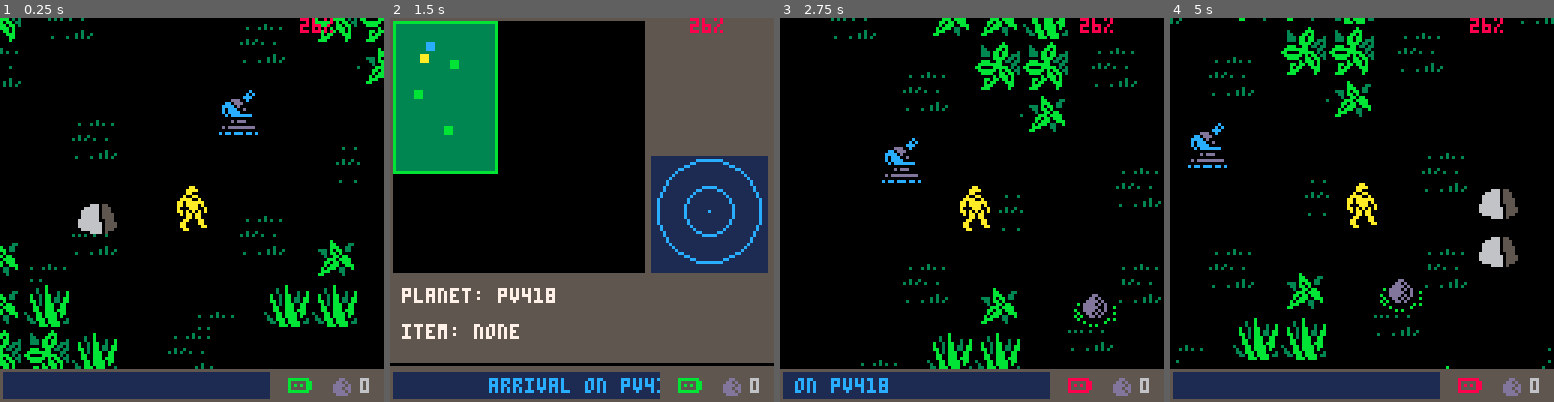
Above: before the commit, frames 1-4 (left to right).
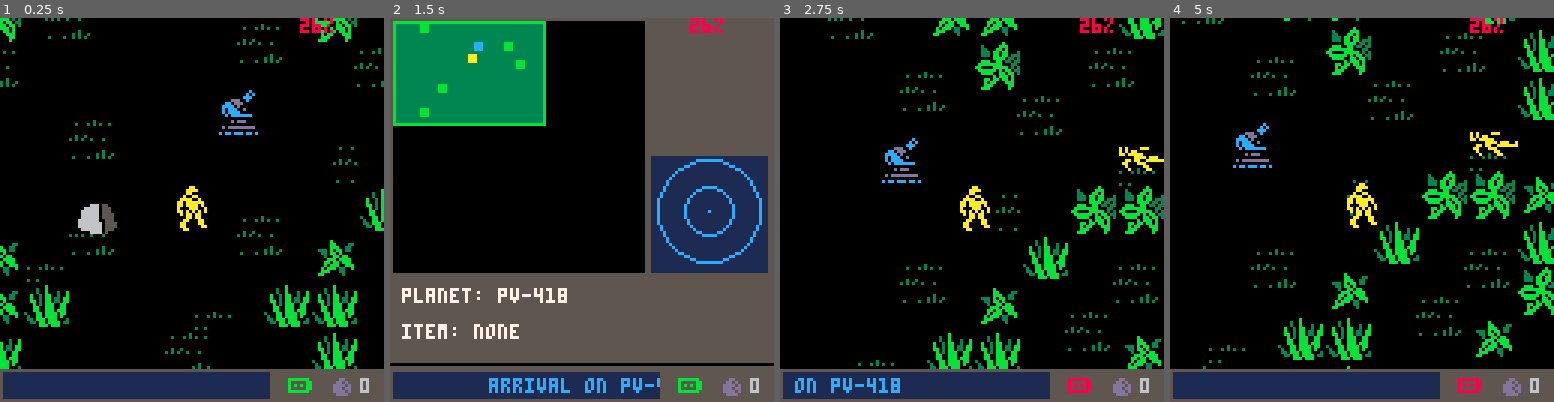
Above: after the commit, the same moments.

Repository: morningtoast/pico8-alien
Game: PICO-8 cartridge ripley.p8
Same seed, same stepped clock (60 frames per second), same inputs: the game is played once before the commit and once after it.
Inputs:
- Up to frame 1 (0.25 s): no input
- Up to frame 2 (1.5 s): tap X (X key) at 0.33, 1.07 s; tap O (Z key) at 0.7 s
- Up to frame 3 (2.75 s): hold Right 1.6-2.1 s; tap O (Z key) at 1.7, 2.1, 2.5 s; tap X (X key) at 1.85 s; hold Up 2.15-2.42 s; hold Right from 2.47 s (still down)
- Up to frame 4 (5 s): tap O (Z key) every 0.4 s from 2.9 to 4.9 s; tap X (X key) at 2.97, 4.08 s; release Right at 3.03 s; hold Left 3.08-3.58 s; hold Down 3.63-3.97 s; hold Right 4.02-4.68 s; hold Up from 4.73 s (still down)

The runs differ from the first frame. In frame 1, 4.3% of the frame differs, in the area x 0-100%, y 0-92%; in frame 2, 8.0%; in frame 3, 6.8%; in frame 4, 13%.

Commit message:
Minor tweak for debug

Diff:
--- a/ripley.p8
+++ b/ripley.p8
@@ -516,7 +516,7 @@
 
 	if id==2 then -- alien
 		wander_speed=.75
-		chase_speed=1.2
+		chase_speed=1.3
 		detect_range=40
 		escape_range=48
 	end
@@ -538,7 +538,8 @@
 
 
 	-- caught the player; end state and game over
-	if self.tx==p_tx and self.ty==p_ty then
+	--if self.tx==p_tx and self.ty==p_ty then
+	if in_range(self.cx,self.cy, p_cx,p_cy, 10) then
 		chg_st(self,98) --debug
 		printh("alien tile "..self.tx..","..self.ty)
 		printh("player tile "..p_tx..","..p_ty)
@@ -1110,6 +1111,7 @@
 
 function generate_minimap()
 	minimap={}
+	radar_dots={}
 
 	minimap_txt_bio=0
 	minimap_txt_eggs=0
@@ -1241,8 +1243,8 @@
 end
 
 function ticker_common()
-	local list=split("bait only works on adult aliens;"..curren …(160 unchanged characters)… ery power;bait only lasts a few moments;baby aliens search for bodies;use your items wisely;aliens will attack if you get too close")
-	add_ticker_text(rnd_table(list)..";")
+	local list=split("bait only works on adult aliens;"..curren …(160 unchanged characters)… ery power;bait only lasts a few moments;newborn aliens search for bodies;use your items wisely;aliens will attack if you get too close")
+	add_ticker_text(rnd_table(list))
 	printh("generic text")
 end
 
@@ -1273,7 +1275,7 @@
 -- #levels - define levels
 
 levels={}
-levels[1]={name="pv418",w=2,h=3,bodies=2,eggs=1,eggtimer=600,snipers=0,colors=false}
+levels[1]={name="pv-418",w=3,h=2,bodies=3,eggs=2,eggtimer=1800,snipers=0,colors=false}
 
 
 
@@ -1300,9 +1302,8 @@
 
 	add_ticker_text("arrival on "..current_level.name..";scan shows "..current_level.eggs.." eggs in vicinity;find eggs before they hatch")
 
-
 	if levelid==1 then
-		add_ticker_text("press \142 to scan area;press \151 to use item;")
+		add_ticker_text("press \142 to scan area;press \151 to use item")
 	end
 
 	cart(game_update,game_draw)
@@ -1336,7 +1337,7 @@
 	end
 
 
-	if gt>=1200 then -- toss in generic messages every 8 seconds
+	if gt>=1200 then -- toss in generic messages every 20 seconds
 		if current_level.eggs<=0 then
 			add_ticker_text("no more eggs detected;return to transport beacon immediately")
 		else
